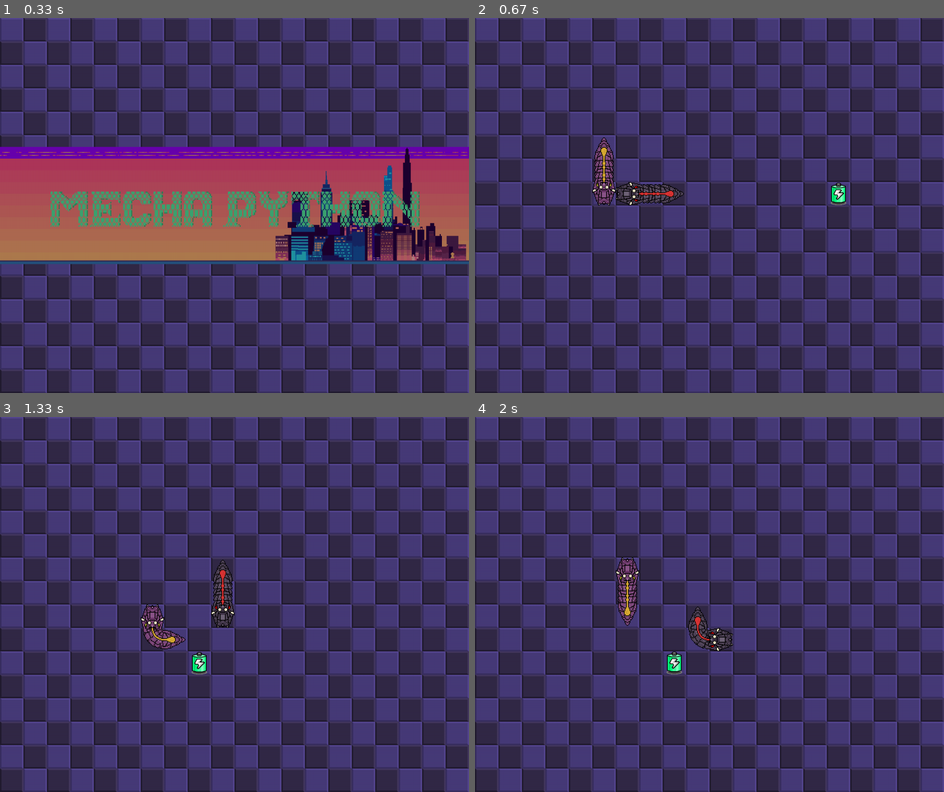
Above: before the commit, frames 1-4 (two rows, left to right).
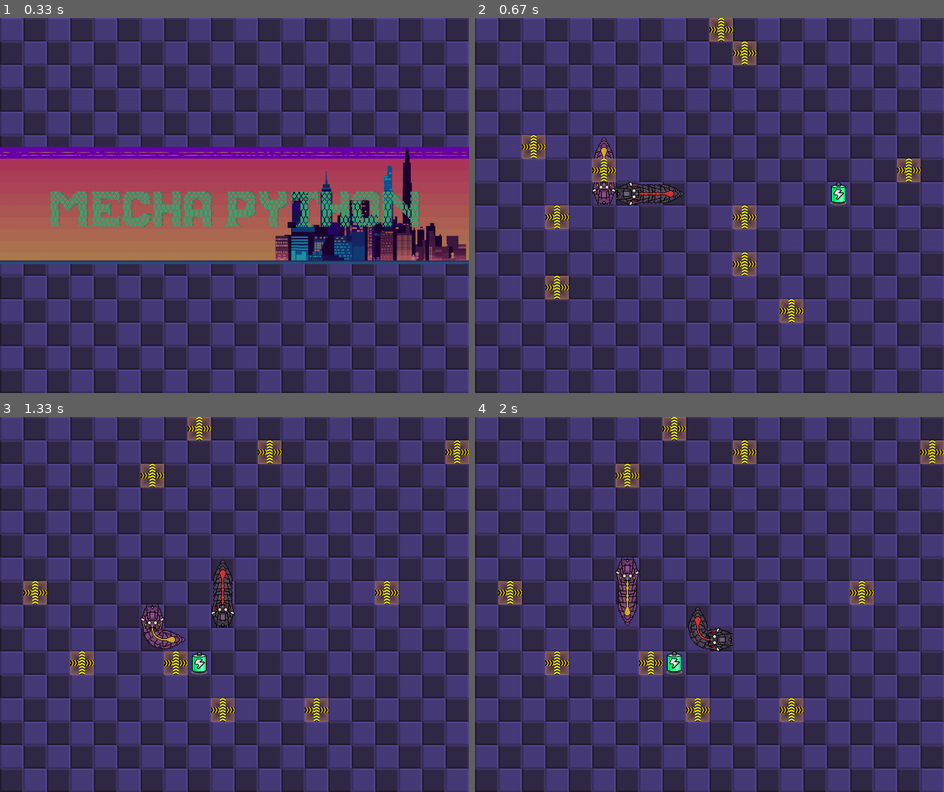
Above: after the commit, the same moments.

Repository: Nabegon/pygame
Game: pygame game, started from snake_game.py
The game is run twice, just before and just after one commit, with the same random seed, the same clock (stepped at 60 frames per second) and the same inputs.
Inputs:
- Up to frame 1 (0.33 s): no input
- Up to frame 2 (0.67 s): hold Right from 0.33 s (still down)
- Up to frame 3 (1.33 s): release Right at 0.8 s; tap C at 0.83 s; tap W at 1.17 s
- Up to frame 4 (2 s): hold Right from 1.83 s (still down)

Frame 1 is identical in both runs. In frame 2, 3.1% of the frame differs, in the area x 10-95%, y 0-82%; in frame 3, 3.1%, in the area x 5-100%, y 0-82%; in frame 4, 3.1%.

Commit message:
feat(obstacles): add obstacles

Diff:
--- a/snake_game.py
+++ b/snake_game.py
@@ -22,6 +22,8 @@
 INCREASED_SNAKE_SPEED = 150
 SPEED_UP_PERIOD = 3000
 SPEED_UP_COOLDOWN = 10000
+
+OBSTACLE_AMOUNT = 10
 
 CHANGE_ANIMATION_POINT = 250
 class Position:
@@ -66,6 +68,9 @@
             case 3:
                 surface_food = self.surface_1
         window.blit(surface_food, (self.position.x * TILE_SIZE, self.position.y * TILE_SIZE))
+
+# class Obstacle:
+#     def __init__(self, position):
 
 class BodyPart:
     def __init__(self, position, direction):
@@ -119,7 +124,7 @@
         if self.speed_up <= 0 - SPEED_UP_COOLDOWN:
             self.speed_up = SPEED_UP_PERIOD
 
-    def advance(self, time_delta, food, other_snake):
+    def advance(self, time_delta, food, obstacle_list, other_snake):
 
         self.time_delta += time_delta
 
@@ -160,6 +165,10 @@
 
             for i in self.fields:
                 if next_position == i.position:
+                    return False
+
+            for o in obstacle_list:
+                if next_position == o:
                     return False
 
             if not (next_position == food.position):
@@ -259,6 +268,24 @@
         self.direction = direction
 
 
+def place_obstacles(obstacle_list):
+    obstacle_list.clear()
+    for i in range(OBSTACLE_AMOUNT):
+        uniqe = False
+        while uniqe == False:
+            position = Position(random.randrange(GRID_WIDTH), random.randrange(GRID_HEIGHT))
+            uniqe = True
+            for p in obstacle_list:
+                if p == position:
+                    uniqe = False
+        obstacle_list.append(position)
+
+
+def draw_obstacles(obstacle_list, obstacle_surface):
+    for o in obstacle_list:
+        window.blit(obstacle_surface, (o.x * TILE_SIZE, o.y * TILE_SIZE))
+
+
 def message(window, message, color):
     message = pygame.font.SysFont(None, 50).render(message, True, color)
     x_pos = WINDOW_WIDTH / 2 - game_over_surface.get_width() / 2
@@ -278,10 +305,14 @@
 background = pygame.image.load('./background.png')
 game_over_surface = pygame.image.load('./gameover.png')
 title_surface = pygame.image.load('./title.png')
+obstacle_surface = pygame.image.load('./obstacle.png')
 
 # Set the window size etc.
 window = pygame.display.set_mode((WINDOW_WIDTH, WINDOW_HEIGHT))
 window_with_background = pygame.transform.scale(background, (WINDOW_WIDTH, WINDOW_HEIGHT))
+
+obstacles = []
+place_obstacles(obstacles)
 
 player_1 = Snake(True)
 player_2 = Snake(False)
@@ -348,10 +379,10 @@
                         player_2.speed_up_activate()
 
     # advance snakes
-    if player_1.advance(time_delta, food, player_2) == False:
+    if player_1.advance(time_delta, food, obstacles, player_2) == False:
         game_winner_1 = False
         game_state = 2
-    if player_2.advance(time_delta, food, player_1) == False:
+    if player_2.advance(time_delta, food, obstacles, player_1) == False:
         game_winner_1 = True
         game_state = 2
     food.advance(time_delta)
@@ -360,6 +391,7 @@
     food.draw(window)
     player_1.draw(window)
     player_2.draw(window)
+    draw_obstacles(obstacles, obstacle_surface)
 
 def game_over():
     global game_state
@@ -380,6 +412,7 @@
                         player_1 = Snake(True)
                         player_2 = Snake(False)
                         food = Food()
+                        place_obstacles(obstacles)
                         game_state = 1
 
     # draw frame
Binary file added: obstacle.png
